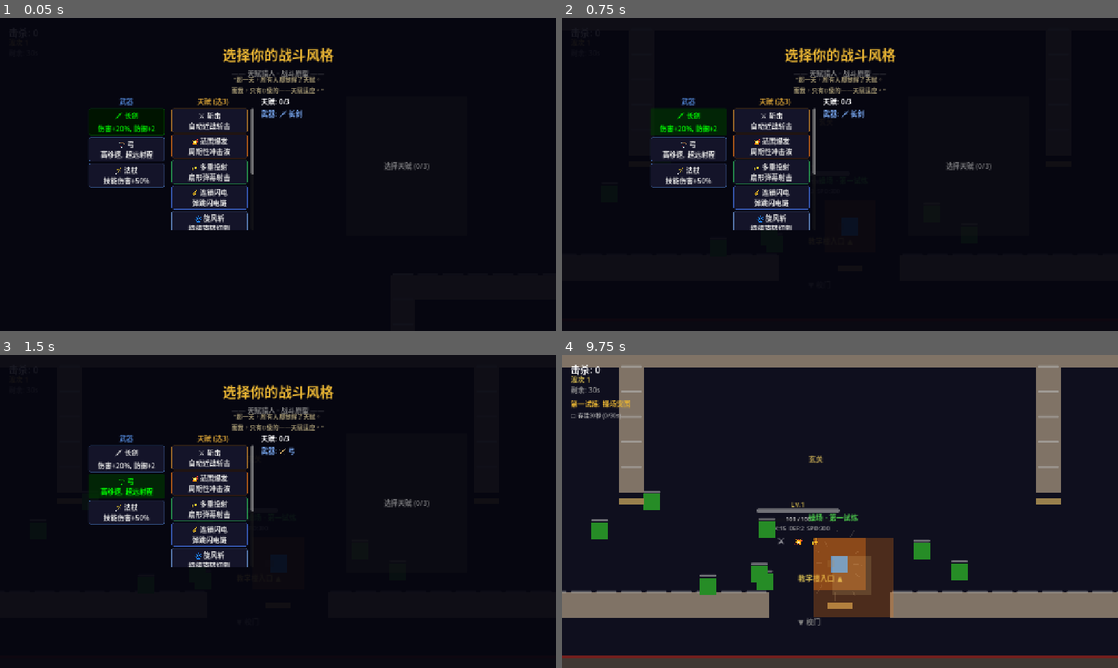
Above: before the commit, frames 1-4 (two rows, left to right).
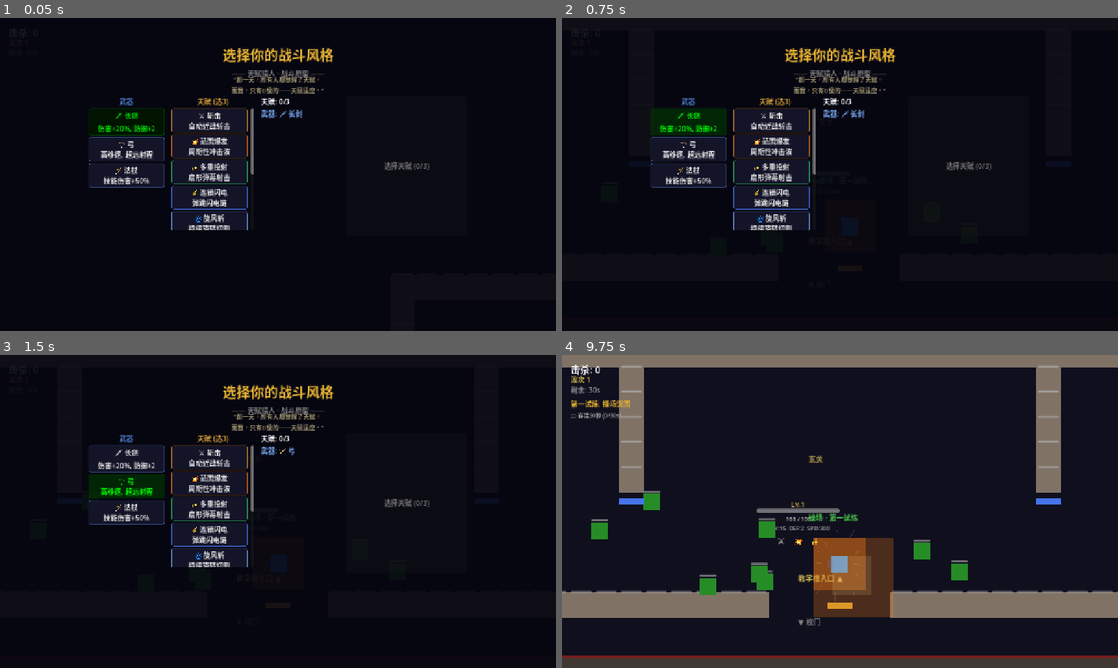
Above: after the commit, the same moments.

Repository: HenruiC/Starforge
Game: Godot game, scene res://scenes/main.tscn
The game is run twice, just before and just after one commit, with the same random seed, the same clock (stepped at 60 frames per second) and the same inputs.
Inputs:
- Up to frame 1 (0.05 s): no input
- Up to frame 2 (0.75 s): click "🗡 长剑 伤害+20%, 防御+2" at 0.5 s
- Up to frame 3 (1.5 s): click "🏹 弓 高移速, 超远射程" at 1.25 s
- Up to frame 4 (9.75 s): click "🪄 法杖 技能伤害+50%" at 2 s; click "⚔ 斩击 自动近战斩击" at 2.75 s; click "💥 范围爆发 周期性冲击波" at 3.5 s; click "✨ 多重投射 扇形弹幕射击" at 4.25 s; click "⚡ 连锁闪电 弹跳闪电链" at 5 s; click "🌀 旋风斩 持续旋转切割" at 5.75 s; click "🎯 狙击 超远程高伤弹" at 6.5 s; click "❄ 冰霜新星 冻结+伤害" at 7.25 s; click "🔥 火焰路径 脚下火焰灼烧" at 8 s; click "👥 暗影分身 分身+爆炸" at 8.75 s; click "踏入试炼" at 9.5 s

Frame 1 is identical in both runs. In frame 4, 0.3% of the frame differs, in the area x 10-90%, y 45-82%.

Commit message:
fix: 门颜色标识 - 金色校门/蓝玄关/绿走廊/黄教室/红Boss

Diff:
--- a/scenes/door.tscn
+++ b/scenes/door.tscn
@@ -18,7 +18,7 @@
 offset_top = -6.0
 offset_right = 24.0
 offset_bottom = 6.0
-color = Color(0.6, 0.5, 0.3, 1.0)
+color = Color(0.2, 0.8, 0.2, 0.8)
 
 [node name="CollisionShape2D" type="CollisionShape2D" parent="."]
 shape = SubResource("Rect_door")
--- a/scripts/map_school.gd
+++ b/scripts/map_school.gd
@@ -24,7 +24,7 @@
 	# 校门两侧围墙
 	_h_line(_wall, 0, MH-120, MW/2-120, MH-120)
 	_h_line(_wall, MW/2+120, MH-120, MW, MH-120)
-	_place_door(MW/2, MH-120, "校门")
+	_place_door(MW/2, MH-120, "校门", Color(0.9, 0.7, 0.2, 0.9))
 	_add_label(MW/2-80, MH-100, "▼ 校门", Color(0.5,0.5,0.5))
 
 	# 操场区域(开阔地+树, 避开主干道)
@@ -49,15 +49,15 @@
 	_h_line(_wall, bx+bw, by, bx+bw, by+bh)
 
 	# 正门(下墙中间)
-	_place_door(bx+bw/2, by+bh, "教学楼入口")
+	_place_door(bx+bw/2, by+bh, "教学楼入口", Color(0.3, 0.5, 1.0, 0.9))
 	_add_label(bx+bw/2-80, by+bh+16, "教学楼入口 ▲", Color(0.8,0.7,0.3))
 
 	# 玄关区域(下墙留出口通向上方走廊)
 	# 左右墙延伸形成玄关
 	_h_line(_wall, bx+400, by, bx+400, by+bh-120)  # 左隔墙
 	_h_line(_wall, bx+bw-400, by, bx+bw-400, by+bh-120)  # 右隔墙
-	_place_door(bx+400, by+bh-120, "")
-	_place_door(bx+bw-400, by+bh-120, "")
+	_place_door(bx+400, by+bh-120, "", Color(0.3, 0.5, 1.0, 0.9))
+	_place_door(bx+bw-400, by+bh-120, "", Color(0.3, 0.5, 1.0, 0.9))
 
 	_add_label(bx+bw/2-60, by+bh/2-12, "玄关", Color(0.7,0.6,0.3))
 
@@ -69,8 +69,8 @@
 	_h_line(_wall, bx, cy+80, bx+bw, cy+80)
 
 	# 走廊两端门
-	_place_door(bx+60, cy, "")
-	_place_door(bx+bw-60, cy, "")
+	_place_door(bx+60, cy, "", Color(0.2, 0.8, 0.2, 0.9))
+	_place_door(bx+bw-60, cy, "", Color(0.2, 0.8, 0.2, 0.9))
 
 	_add_label(bx+bw/2-40, cy-12, "走廊 · 第二试炼", Color(0.8,0.6,0.2))
 
@@ -91,7 +91,7 @@
 	_h_line(_wall, bbx+bbw, bby, bbx+bbw, bby+bbh)
 
 	# Boss间门(下方)
-	_place_door(bbx+bbw/2, bby+bbh, "Boss间")
+	_place_door(bbx+bbw/2, bby+bbh, "Boss间", Color(1.0, 0.2, 0.1, 0.9))
 
 	_add_label(bbx+bbw/2-60, bby-20, "⚠ Boss间 · 第三试炼", Color(1.0,0.2,0.1))
 
@@ -117,9 +117,12 @@
 		var w := prefab.instantiate(); w.global_position = pos
 		add_child(w); pos += dir * TILE; traveled += TILE
 
-func _place_door(x: float, y: float, label: String = "") -> void:
+func _place_door(x: float, y: float, label: String = "", door_color: Color = Color(0.2, 0.8, 0.2, 0.8)) -> void:
 	var d := _door.instantiate(); d.global_position = Vector2(x, y)
 	add_child(d)
+	if d.has_node("Sprite"):
+		var sp: ColorRect = d.get_node("Sprite")
+		if sp: sp.color = door_color
 
 func _place_tree(x: float, y: float) -> void:
 	var t := _tree.instantiate()
@@ -137,7 +140,7 @@
 	_h_line(_wall, x1, y2, mx-TILE, y2)
 	_h_line(_wall, mx+TILE, y2, x2, y2)
 	# 教室门(下墙中间, 2格宽)
-	_place_door(mx, y2, name)
+	_place_door(mx, y2, name, Color(0.8, 0.8, 0.1, 0.9))
 	# 课桌
 	var rw := x2-x1; var rh := y2-y1
 	for c in cols:
